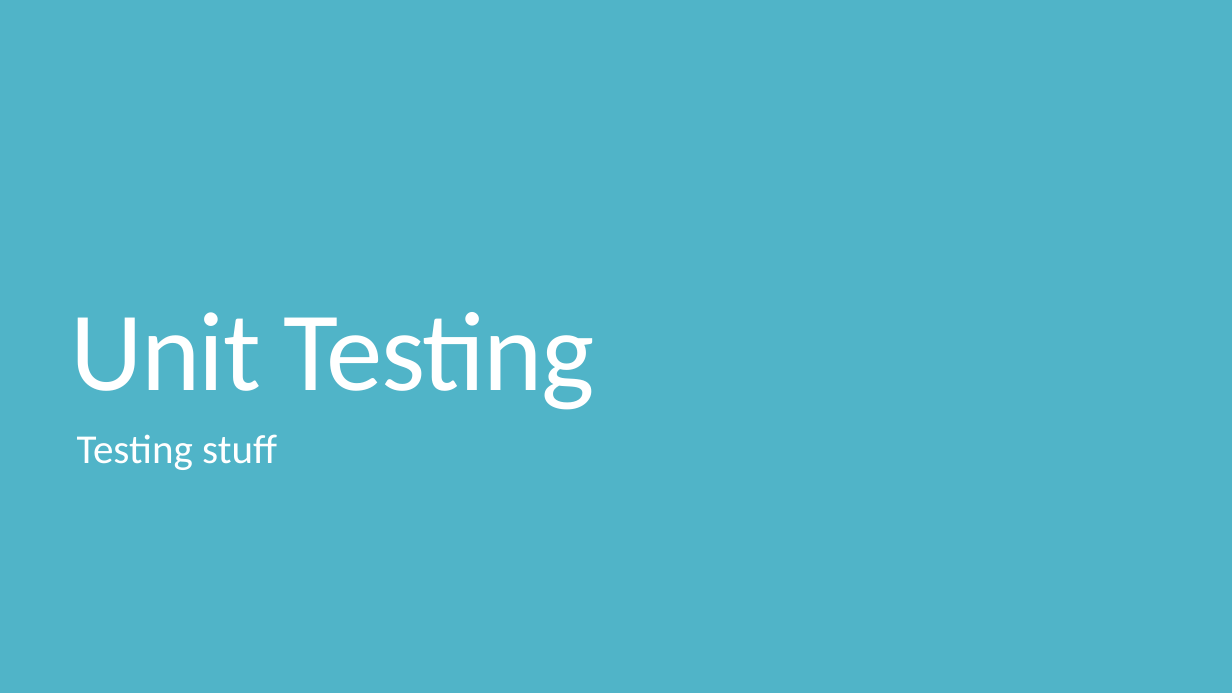
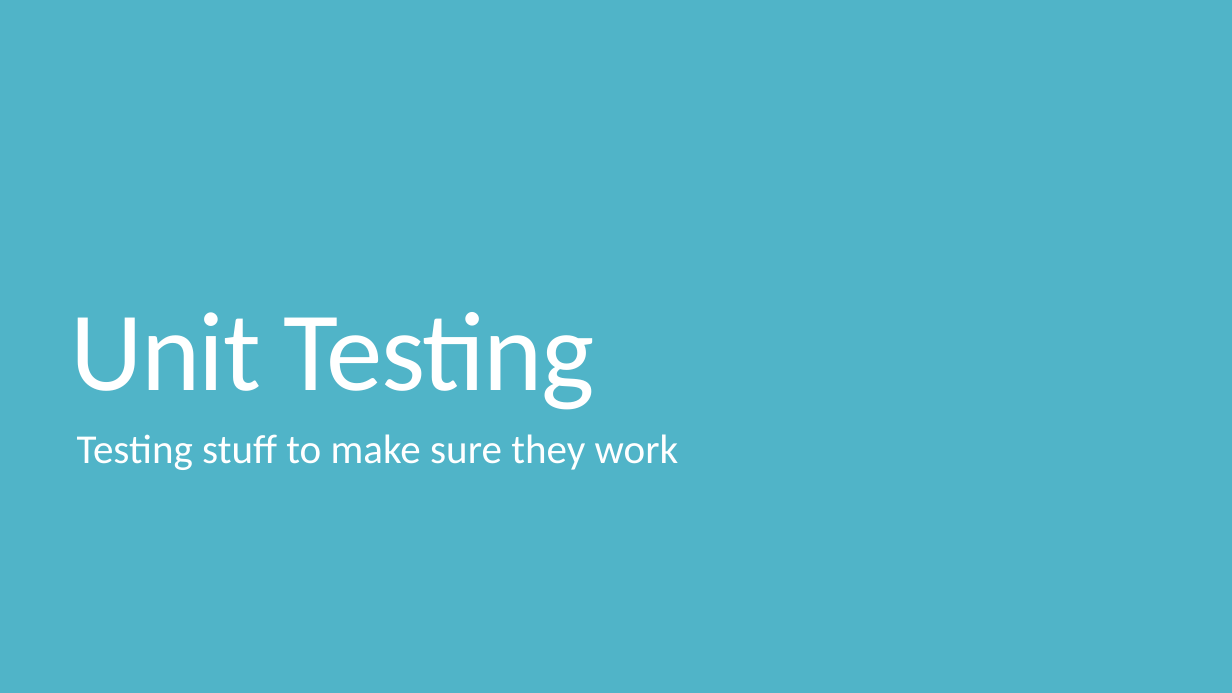
Before and after one commit to shabbir-hussain/ecse321tutorials, a slide deck: slide 1 of 04-UnitTesting.pptx. Drawn at 1232x693 pixels with LibreOffice and Linux fonts; fonts in the diff are those of the drawing. Boxes give left, top, right and bottom in pixels: in the first picture for what was removed or moved away, otherwise in the second. Text is boxed around its words. In the diff, an @@ line names an element or a change of style, - is before the commit and + after.

```diff
--- a/04-UnitTesting.pptx
+++ b/04-UnitTesting.pptx
@@ subtitle at (x1=77, y1=434, x2=679, y2=470): text changed @@
-Testing stuff
+Testing stuff to make sure they work
```
Also in this commit, not shown: 1 other slide changed, 19 slides added, 12 slides removed, 11 other files.
